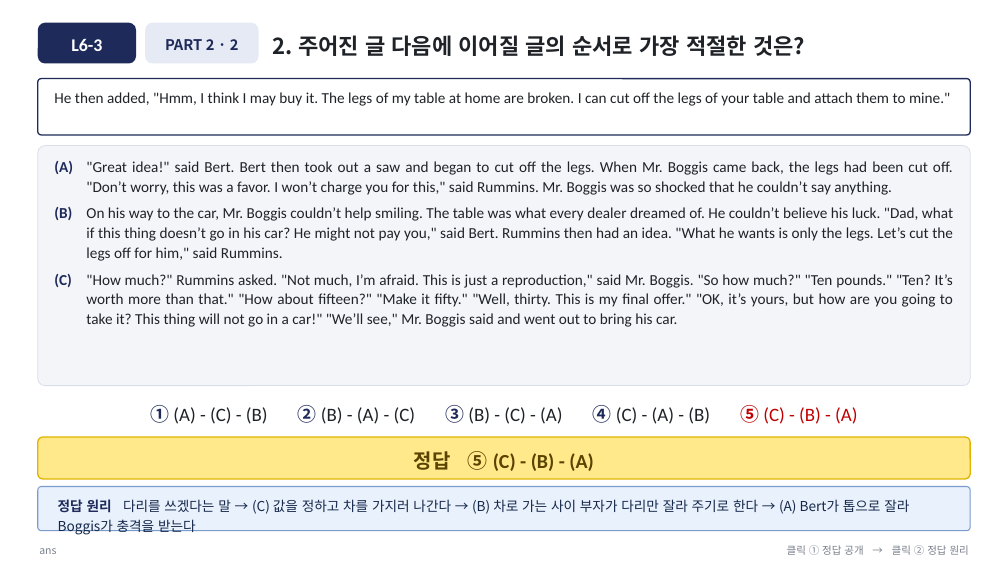
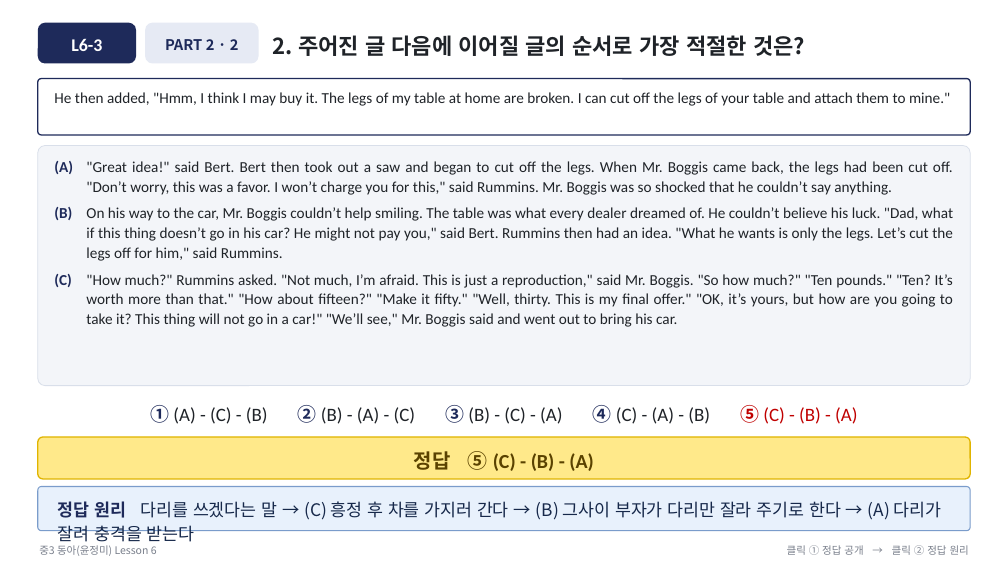
Before and after one commit to dtpman/dtpman, a slide deck: slide 33 of output/중3동아윤_5-8과/내신워크북/Lesson6/중3 동아(윤정미) Lesson6 L6-1~3 문제풀이 클릭형 (2026-10-02).pptx. Drawn at 1008x567 pixels with LibreOffice and Linux fonts; fonts in the diff are those of the drawing. Boxes give left, top, right and bottom in pixels: in the first picture for what was removed or moved away, otherwise in the second. Text is boxed around its words. In the diff, an @@ line names an element or a change of style, - is before the commit and + after.

```diff
--- a/output/중3동아윤_5-8과/내신워크북/Lesson6/중3 동아(윤정미) Lesson6 L6-1~3 문제풀이 클릭형 (2026-10-02).pptx
+++ b/output/중3동아윤_5-8과/내신워크북/Lesson6/중3 동아(윤정미) Lesson6 L6-1~3 문제풀이 클릭형 (2026-10-02).pptx
@@ text in rounded rectangle at (58,501,942,546): text changed; size 13 to 16.5 pt @@
-정답 원리 다리를 쓰겠다는 말 → (C) 값을 정하고 차를 가지러 나간다 → (B) 차로 가는 사이 부자가 다리만 잘라 주기로 한다 → (A) Bert가 톱으로 잘라 Boggis가 충격을 받는다
+정답 원리 다리를 쓰겠다는 말 → (C) 흥정 후 차를 가지러 간다 → (B) 그사이 부자가 다리만 잘라 주기로 한다 → (A) 다리가 잘려 충격을 받는다
@@ text at (39,545,157,556): text changed @@
-ans
+중3 동아(윤정미) Lesson 6
```
Also in this commit, not shown: 36 other slides changed.
